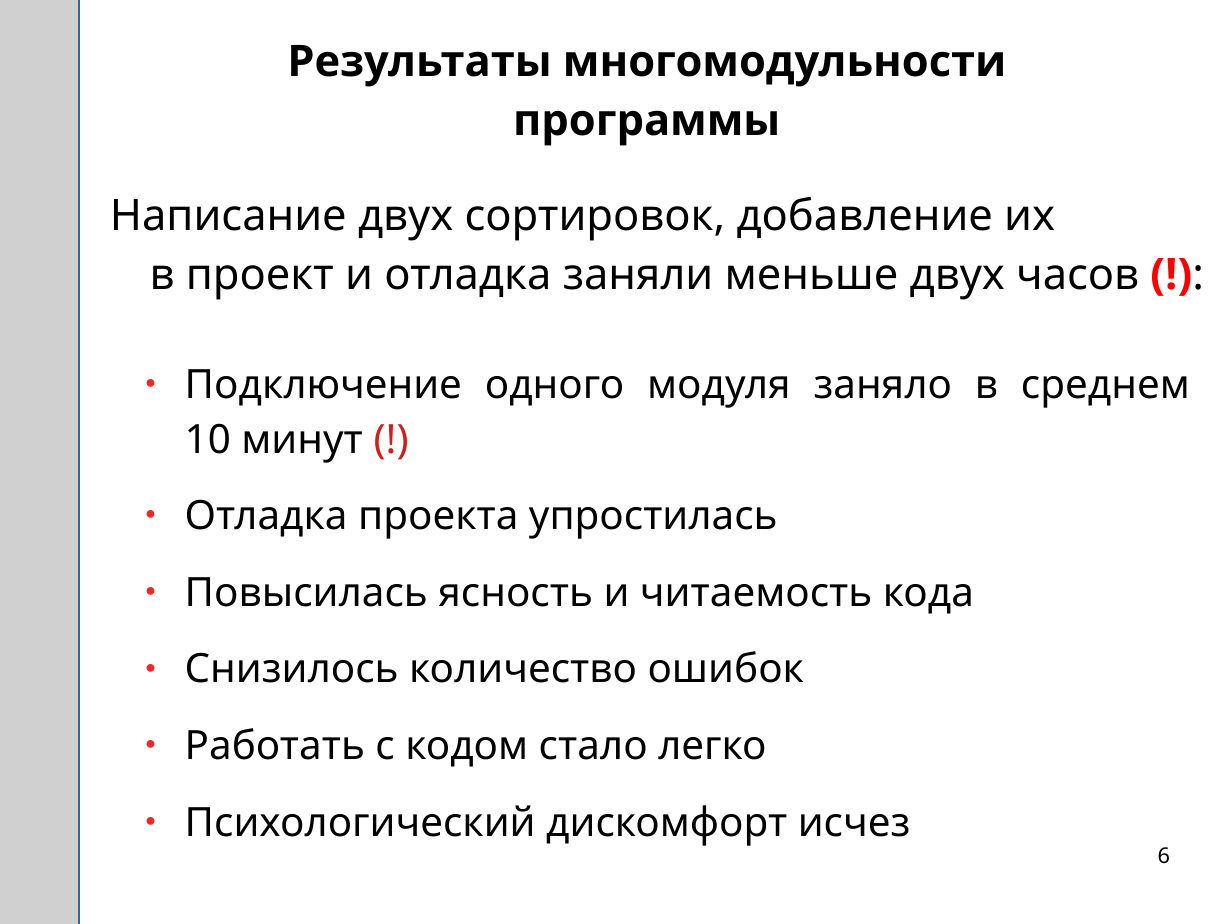
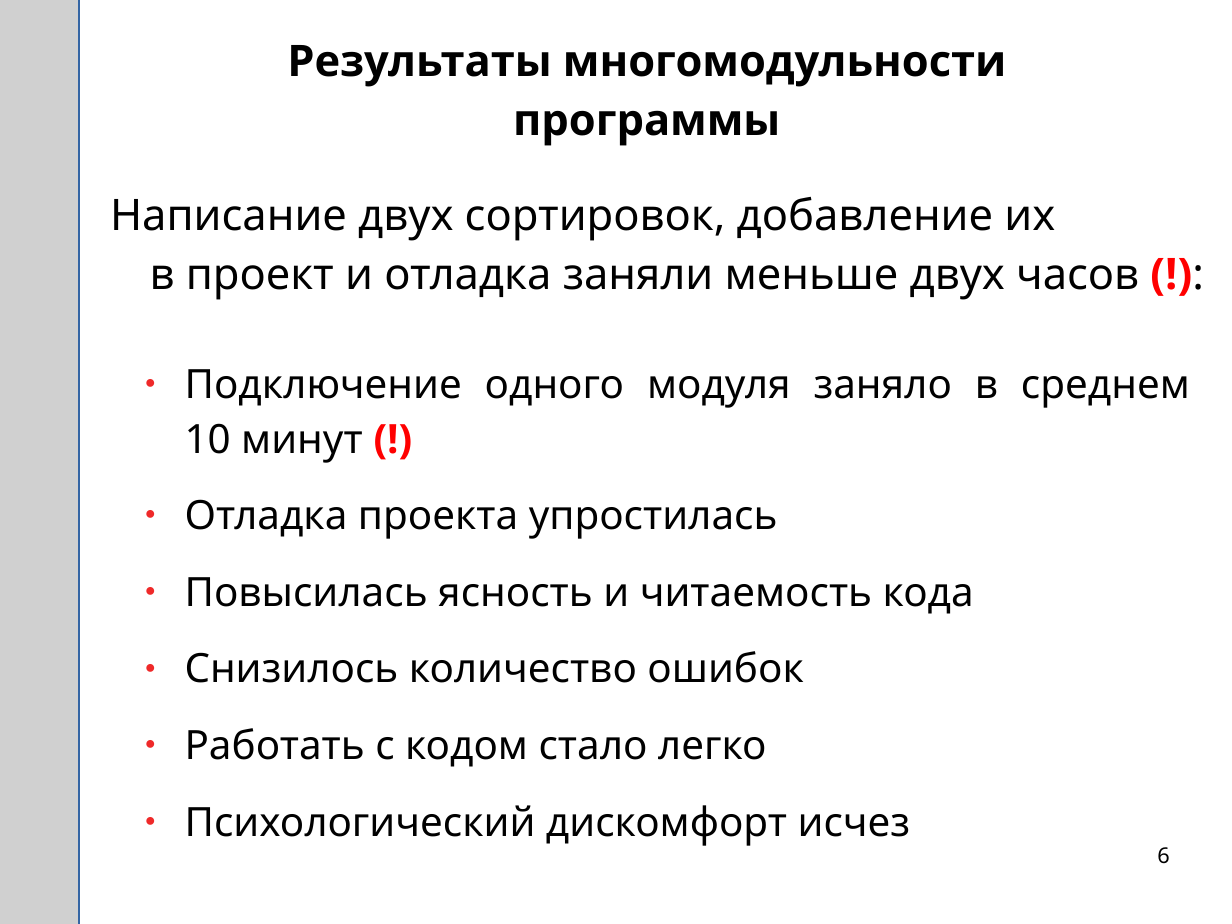
Before and after one commit to TataSheba/-, a slide deck: slide 6 of Сапегина Шебалина Многомодульная программа на Си.ppt. Drawn at 1232x924 pixels with LibreOffice and Linux fonts; fonts in the diff are those of the drawing; grey boxes stand for pictures; background and template pictures are left out. Boxes give left, top, right and bottom in pixels: in the first picture for what was removed or moved away, otherwise in the second. Text is boxed around its words. In the diff, an @@ line names an element or a change of style, - is before the commit and + after.

Commit message:
Презентация к защите Сапегина и Шебалина

```diff
--- a/Сапегина Шебалина Многомодульная программа на Си.ppt
+++ b/Сапегина Шебалина Многомодульная программа на Си.ppt
@@ text "Подключение одного модуля заняло в ..." at (185,369,1190,846): text colour #C9211E to #FF0000, bold on in "(!)" @@
```
